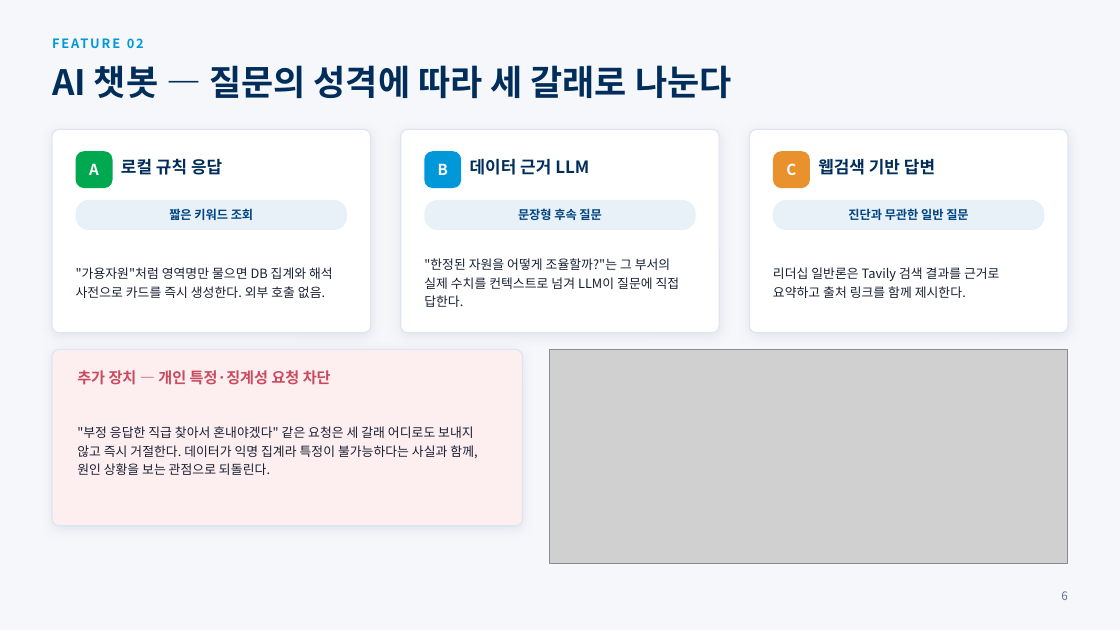
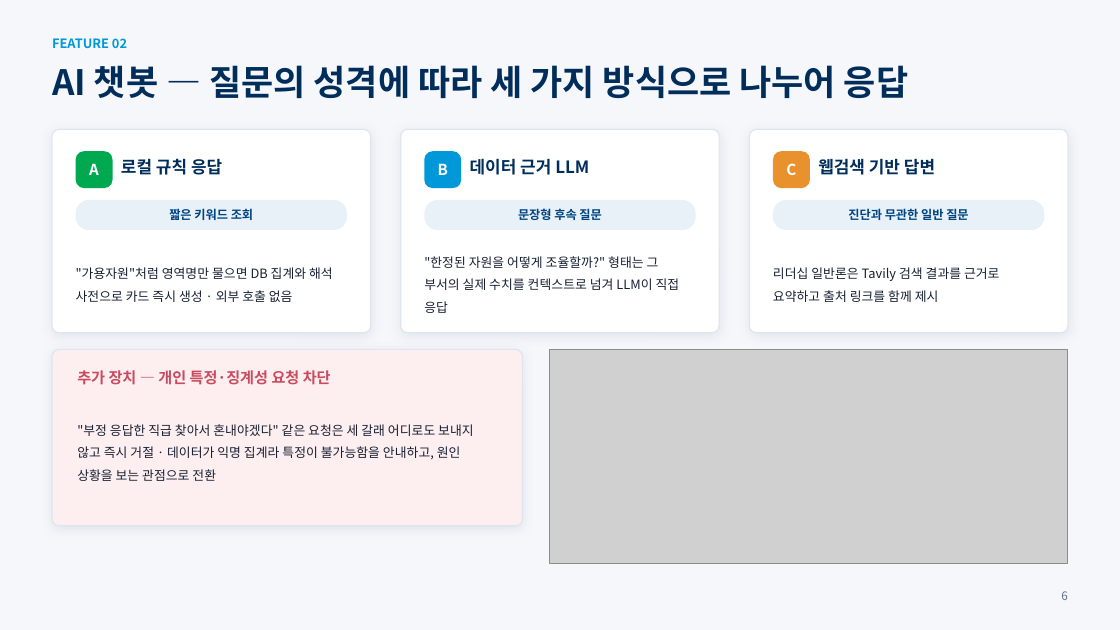
Before and after one commit to frypanegg/AI_PJT, a slide deck: slide 7 of Org_health_diag/docs/2026_조직건강도_AI_Agent_수행결과.pptx. Drawn at 1120x630 pixels with LibreOffice and Linux fonts; fonts in the diff are those of the drawing; grey boxes stand for pictures. Boxes give left, top, right and bottom in pixels: in the first picture for what was removed or moved away, otherwise in the second. Text is boxed around its words. In the diff, an @@ line names an element or a change of style, - is before the commit and + after.

```diff
--- a/Org_health_diag/docs/2026_조직건강도_AI_Agent_수행결과.pptx
+++ b/Org_health_diag/docs/2026_조직건강도_AI_Agent_수행결과.pptx
@@ text "FEATURE 02" at (52,38,127,48): letter spacing 1.6 to 0 pt @@
@@ text at (52,65,908,98): text changed @@
-AI 챗봇 — 질문의 성격에 따라 세 갈래로 나눈다
+AI 챗봇 — 질문의 성격에 따라 세 가지 방식으로 나누어 응답
@@ text at (76,267,333,302): text changed @@
-"가용자원"처럼 영역명만 물으면 DB 집계와 해석 사전으로 카드를 즉시 생성한다. 외부 호출 없음.
+"가용자원"처럼 영역명만 물으면 DB 집계와 해석 사전으로 카드 즉시 생성 · 외부 호출 없음
@@ text at (424,256,680,313): text changed @@
-"한정된 자원을 어떻게 조율할까?"는 그 부서의 실제 수치를 컨텍스트로 넘겨 LLM이 질문에 직접 답한다.
+"한정된 자원을 어떻게 조율할까?" 형태는 그 부서의 실제 수치를 컨텍스트로 넘겨 LLM이 직접 응답
@@ text at (773,267,999,302): text changed @@
-리더십 일반론은 Tavily 검색 결과를 근거로 요약하고 출처 링크를 함께 제시한다.
+리더십 일반론은 Tavily 검색 결과를 근거로 요약하고 출처 링크를 함께 제시
@@ text at (77,424,473,481): text changed @@
-"부정 응답한 직급 찾아서 혼내야겠다" 같은 요청은 세 갈래 어디로도 보내지 않고 즉시 거절한다. 데이터가 익명 집계라 특정이 불가능하다는 사실과 함께, 원인 상황을 보는 관점으로 되돌린다.
+"부정 응답한 직급 찾아서 혼내야겠다" 같은 요청은 세 갈래 어디로도 보내지 않고 즉시 거절 · 데이터가 익명 집계라 특정이 불가능함을 안내하고, 원인 상황을 보는 관점으로 전환
```
Also in this commit, not shown: 11 other slides changed, 1 slide added, 4 slides removed.
